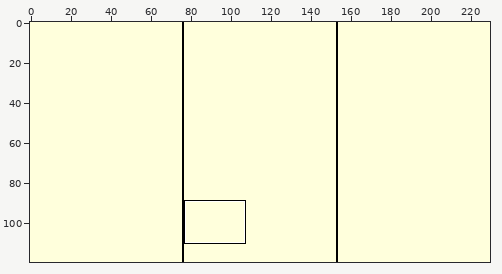
Edited in one commit: sprite sheet (thumbnail.png). Above: a wide view before the commit, with the close-up outlined.
Close-up. Earlier state:
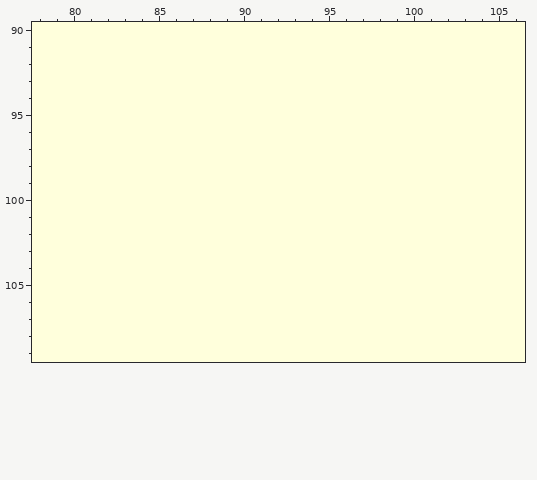
The file is 230x120 pixels. Colours within 5 levels of each other are drawn and written as one. Shown: x 78..106, y 90..109. The commit also changed other parts of the picture, which this record leaves out.
Now the later version:
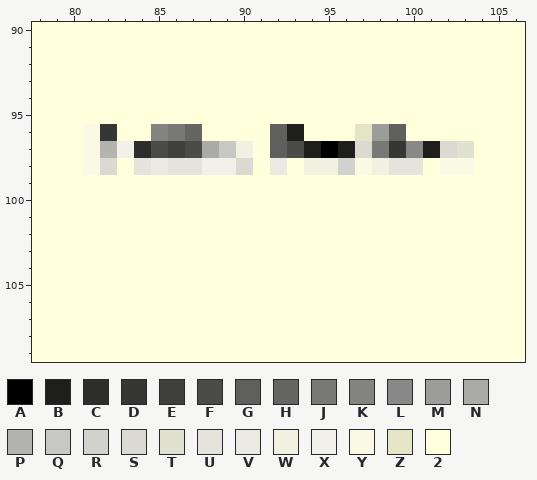
Palette (. is transparent): A #000000  B #1e1e1d  C #2d2d2c  D #363635  E #3f3f3b  F #4b4b4a  G #5f5f5e  H #656564  J #787874  K #838380  L #888888  M #9c9c9b  N #aaaaa7  P #b3b3af  Q #c7c7c4  R #d1d1cd  S #dadad2  T #e1e1d0  U #e4e4dc  V #eaeae3  W #f1f1e1  X #f1f1e9  Y #fafae4  Z #e4e4c6  2 #ffffdc
Changes in this commit:
@@ x 78..106 @@
  95 22222222222222222222222222222
- 96 22222222222222222222222222222
- 97 22222222222222222222222222222
- 98 22222222222222222222222222222
+ 96 222YD22KJH2222GB222ZMG2222222
+ 97 222YPXCFEFNQW2GFBABSJDLBST222
+ 98 222YS2UVUUXXS2V2WWRYWUU2YY222
  99 22222222222222222222222222222
